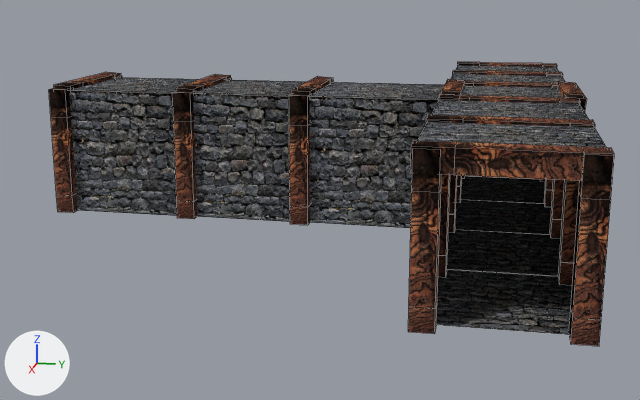
One commit to the Blender file 2oTrimestre/Scenes/Cena_Corredor.blend: the scene before it, then after it.
The view is the same before and after, from a 50 mm lens placed at (16.35, -0.16, 3.72), pointed at (2.3, -2.97, 0.21). The axes (+X, +Y, +Z) are drawn at lower left. The lights are the same throughout. Mesh edges are drawn as thin lines.
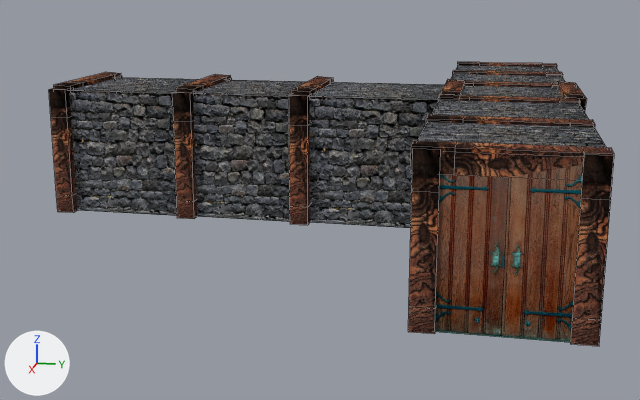
What the commit changed:
Mesh me_cube_020 is new.
It has 4 vertices, 1 face and spans x -1.0..1.0, y 1.0, z -1.0..1.0.
It uses material mat_door (picture img_195edc5242fa8ef96438dac68e5a112c_jpg).
Object 'Cube.047' (ob_cube_047) is new; it shows me_cube_020.
Its location is (8.19, 0.0, 1.0).
Its rotation in degrees is (0, 0, 89).

Where the change shows, as pixel boxes [x1, y1, x2, y2] in the pictures (640 x 400 px):
'Cube.047', added (brown)
    after: [435, 165, 583, 343]
'Floor01.003', unchanged, covered by the edit
    before: [436, 270, 572, 335]
'Floor01.002', unchanged, covered by the edit
    before: [447, 230, 561, 276]
'Floor01.001', unchanged, covered by the edit
    before: [455, 200, 552, 235]
'Floor01', unchanged, covered by the edit
    before: [461, 176, 546, 204]
